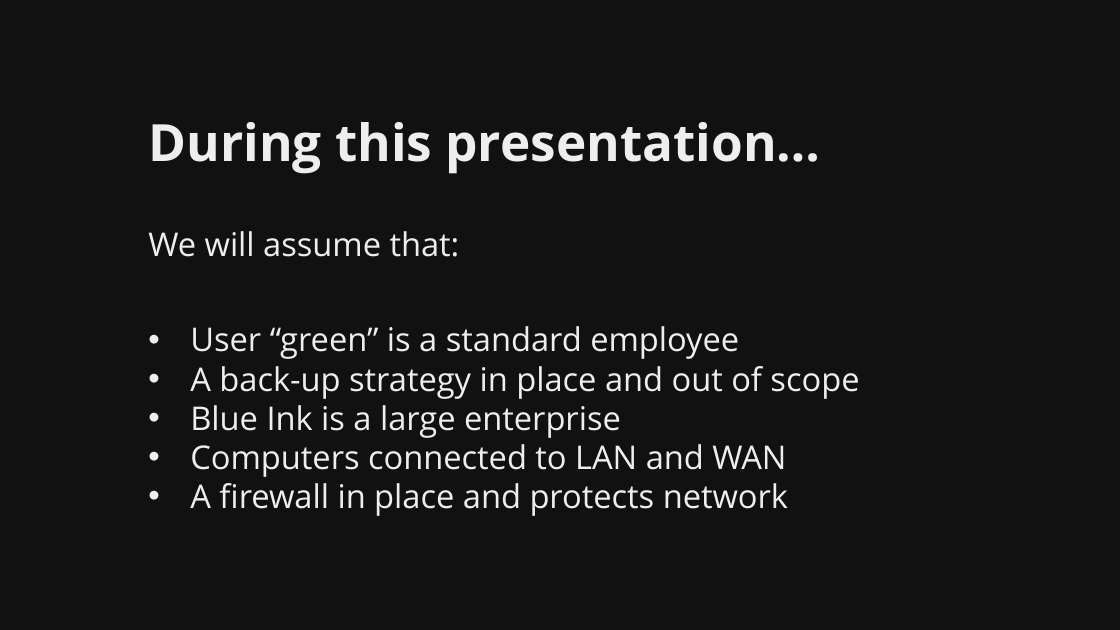
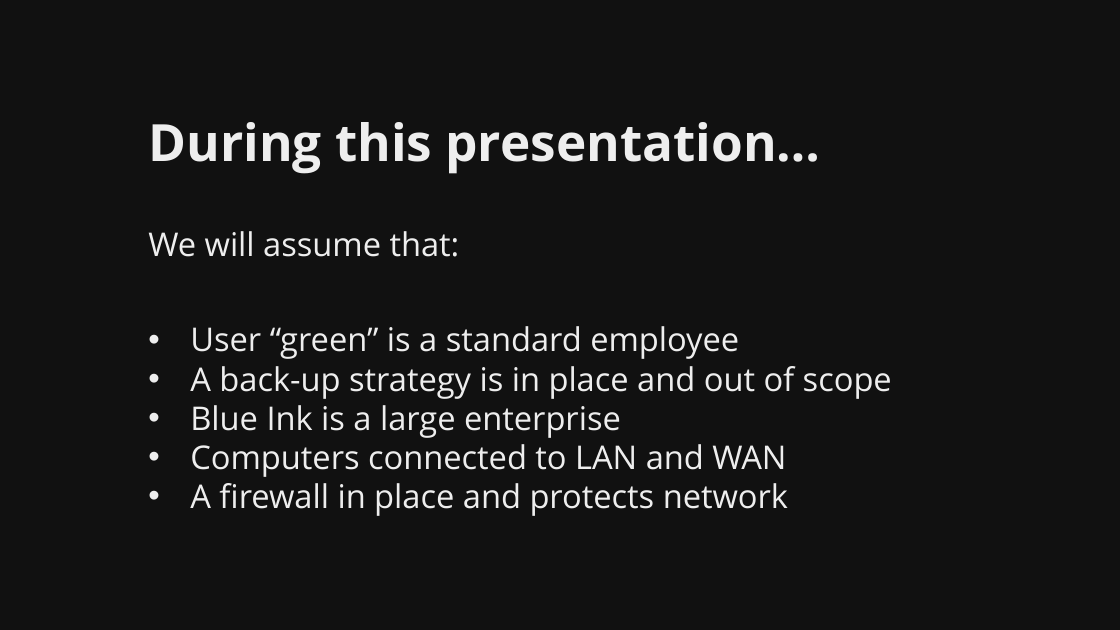
Before and after one commit to martymcflywa/ecu, a slide deck: slide 3 of year_1/sem_2/CSI1101_computer_security/0b_assignment_2_[22MAY15_0900]/dev/CSI1101_PONCE_A2_v01.pptx. Drawn at 1120x630 pixels with LibreOffice and Linux fonts; fonts in the diff are those of the drawing. Boxes give left, top, right and bottom in pixels: in the first picture for what was removed or moved away, otherwise in the second. Text is boxed around its words. In the diff, an @@ line names an element or a change of style, - is before the commit and + after.

```diff
--- a/year_1/sem_2/CSI1101_computer_security/0b_assignment_2_[22MAY15_0900]/dev/CSI1101_PONCE_A2_v01.pptx
+++ b/year_1/sem_2/CSI1101_computer_security/0b_assignment_2_[22MAY15_0900]/dev/CSI1101_PONCE_A2_v01.pptx
@@ text at (190,366,892,399): text changed @@
-• A back-up strategy in place and out of scope
+• A back-up strategy is in place and out of scope
```
Also in this commit, not shown: 3 other slides changed, 8 slides added, 1 slide removed, 3 other files.
